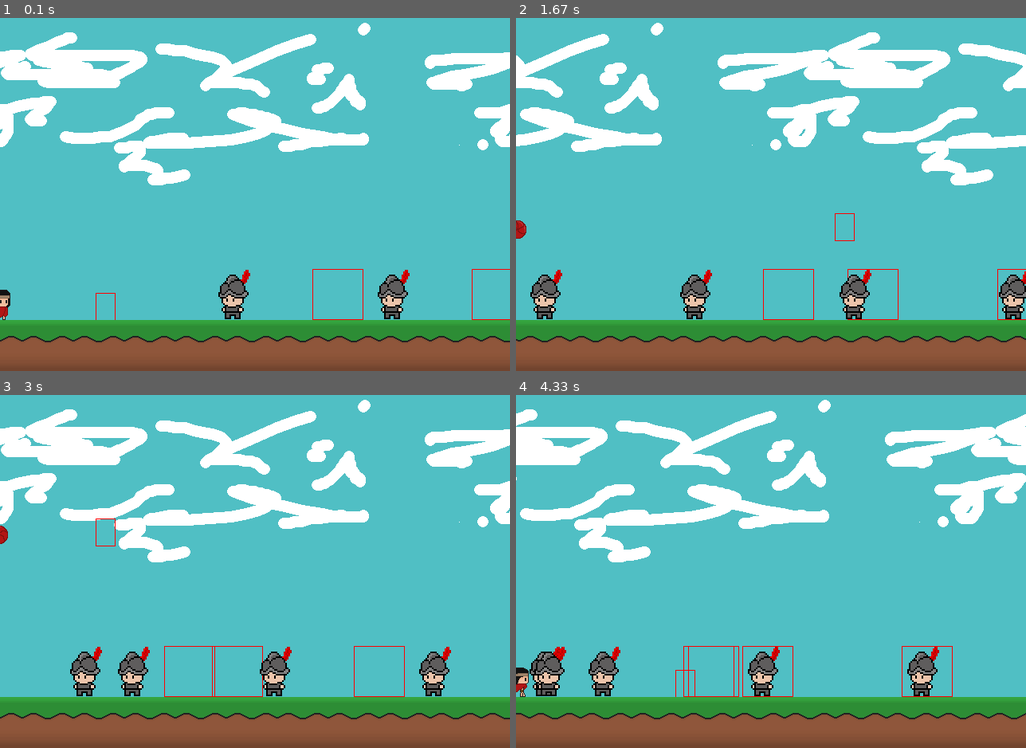
Above: before the commit, frames 1-4 (two rows, left to right).
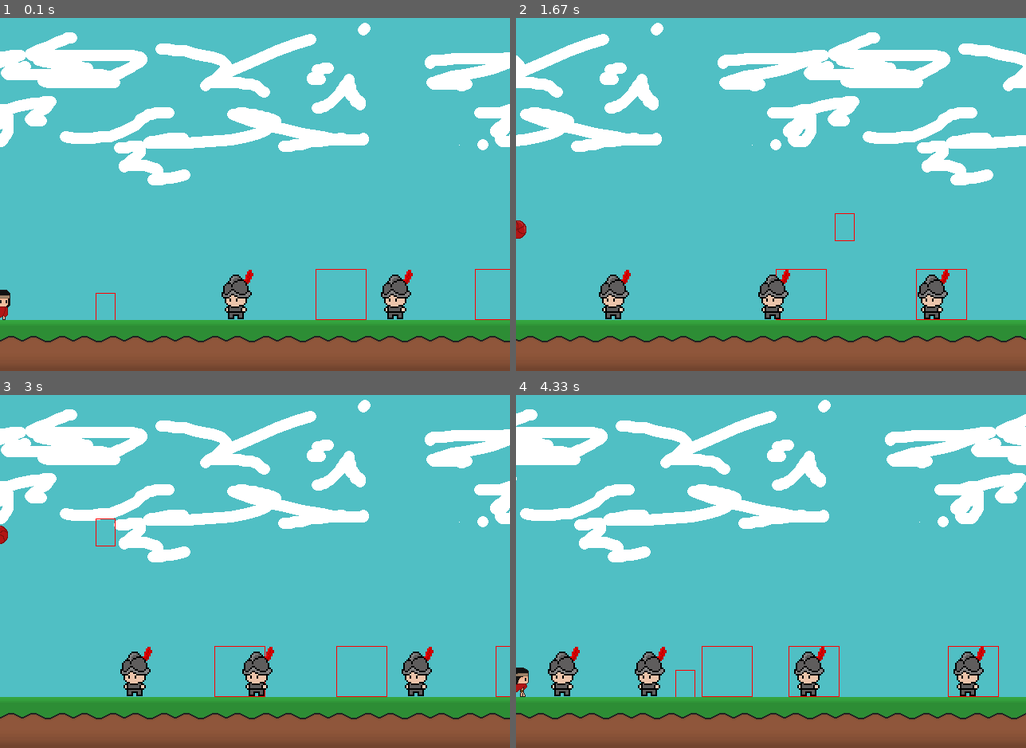
Above: after the commit, the same moments.

Repository: Takoo001/Proyecto-Pygame
Game: pygame game, started from nivel1.py
The game is run twice, just before and just after one commit, with the same random seed, the same clock (stepped at 60 frames per second) and the same inputs.
Inputs:
- Up to frame 1 (0.1 s): no input
- Up to frame 2 (1.67 s): hold D 0.33-0.8 s; hold W 0.83-1.13 s; hold D 1.17-1.63 s
- Up to frame 3 (3 s): hold A 1.67-2.2 s; hold A 2.23-2.63 s; hold W from 2.67 s (still down)
- Up to frame 4 (4.33 s): release W at 3.03 s; hold D 3.07-3.7 s; hold A 3.73-4.2 s; hold D from 4.23 s (still down)

The runs differ from the first frame. In frame 1, 1.0% of the frame differs, in the area x 42-94%, y 71-86%; in frame 2, 4.0%; in frame 3, 2.9%; in frame 4, 4.7%, in the area x 2-95%, y 71-86%.

Commit message:
Añadiendo random para hacer que los enemigos no tenga la misma velocidad

Diff:
--- a/enemigo.py
+++ b/enemigo.py
@@ -1,6 +1,7 @@
 import pygame as pg
 import nivel_settings as ns
 from entidad import Entidad
+import random as rd
 
 class Enemigo(Entidad):
     def __init__(self, x, y):
@@ -8,7 +9,7 @@
         # Estadisticas
         self.estadisticas["Vida"] = 50
         self.estadisticas["Daño"] = 10
-        self.estadisticas["Velocidad"] = 2
+        self.estadisticas["Velocidad"] = rd.randint(1, 2)
 
         # Cooldown Ataque
         self.cooldown = 3000
